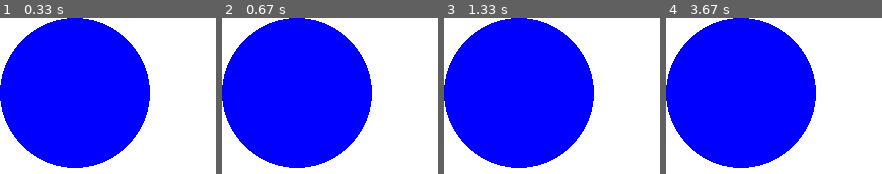
Above: before the commit, frames 1-4 (left to right).
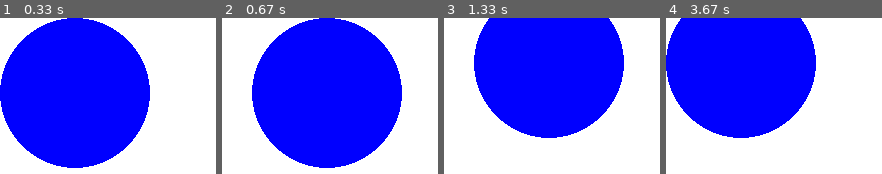
Above: after the commit, the same moments.

Repository: jaythras/pygame_intro
Game: pygame game, started from game.py
The game is run twice, just before and just after one commit, with the same random seed, the same clock (stepped at 60 frames per second) and the same inputs.
Inputs:
- Up to frame 1 (0.33 s): no input
- Up to frame 2 (0.67 s): hold D from 0.33 s (still down)
- Up to frame 3 (1.33 s): release D at 0.8 s; hold W from 0.83 s (still down)
- Up to frame 4 (3.67 s): release W at 1.33 s; hold D 1.37-1.88 s; hold A 1.92-2.45 s; hold S 2.48-3.02 s; hold A 3.05-3.58 s; hold W from 3.62 s (still down)

Frame 1 is identical in both runs. In frame 2, 27% of the frame differs, in the area x 0-84%, y 0-97%; in frame 3, 30%; in frame 4, 19%.

Commit message:
Move the circle

Diff:
--- a/game.py
+++ b/game.py
@@ -6,14 +6,28 @@
 pygame.display.set_caption("My First Game")
 
 game_over = False
+x = 75
+y = 75
+r = 75
 
 while not game_over:
   for event in pygame.event.get():
     if event.type == pygame.QUIT:
       game_over = True
 
+    keys = pygame.key.get_pressed()
+
+    if keys[pygame.K_w]:
+      y -= 15
+    if keys[pygame.K_a]:
+      x -= 15
+    if keys[pygame.K_s]:
+      y += 15
+    if keys[pygame.K_d]:
+      x += 15
+
     window.fill((255,255,255))
-    pygame.draw.circle(window, (0,0,255), (75,75), 75)
+    pygame.draw.circle(window, (0,0,255), (x,y), r)
     pygame.display.flip()
 
 pygame.quit()
